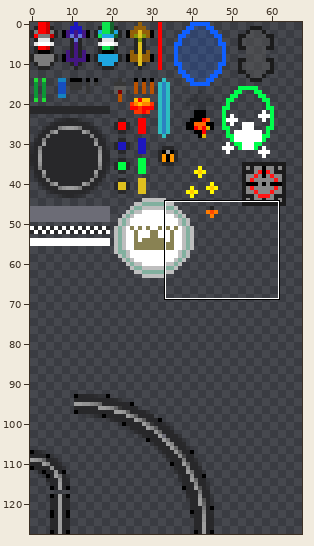
Edited in one commit: sprite sheet (assets/texture/rally_spritesheet.png). The picture above shows the old version from afar; the outline marks the close-up.
Close-up. Before:
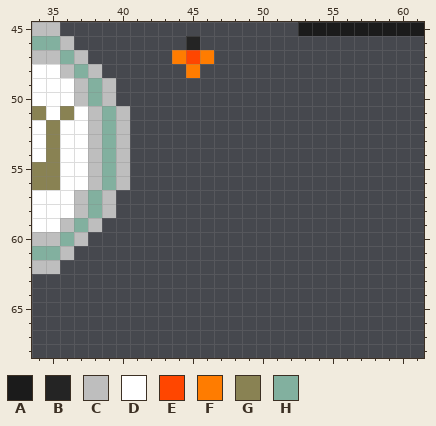
The file is 128x128 pixels. Pixels under 10% opacity are left out. Colours within 5 levels of each other are drawn and written as one. Shown: x 34..61, y 45..68. The wide view leaves out empty margins.
Palette (. is transparent): A #1b1b1b  B #242424  C #bebebe  D #ffffff  E #ff4600  F #ff7c00  G #898253  H #82b09f
Pixels before, first column x 34:
45 CC.................AAAAAAAAA
46 HHC........B................
47 CCHC......FEF...............
48 DDCHC......F................
49 DDDCHC......................
50 DDDCHC......................
51 GDGDCHC.....................
52 DGDDCHC.....................
53 DGDDCHC.....................
54 DGDDCHC.....................
55 GGDDCHC.....................
56 GGDDCHC.....................
57 DDDCHC......................
58 DDDCHC......................
59 DDCHC.......................
60 CCHC........................
61 HHC.........................
62 CC..........................
Now the later version:
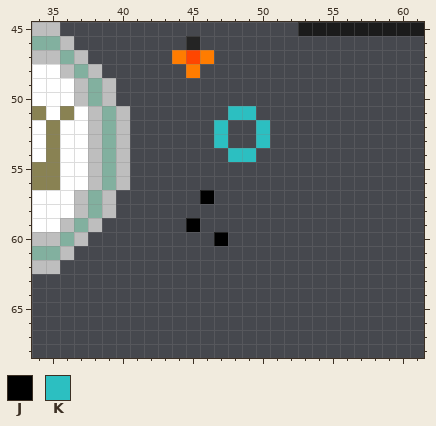
Colours new in this view: J #000000  K #2cbfc1
The exact change:
The author put colour J in row 57 at x 46; in row 59 at x 45; in row 60 at x 47.
The author put colour K in row 51 at x 48 to 49; in rows 52 to 53 at x 47 and 50; in row 54 at x 48 to 49.
Changed places in both close-ups, as pixel boxes (x1, y1, x2, y2):
added: (186, 106, 270, 246)
